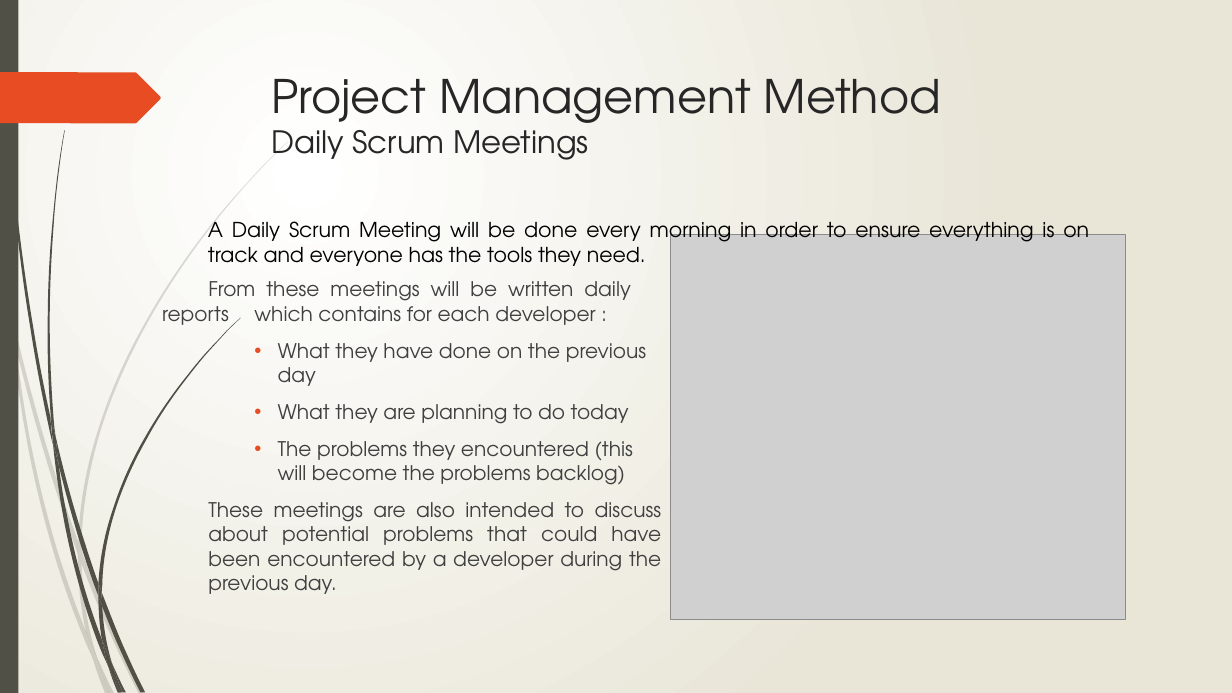
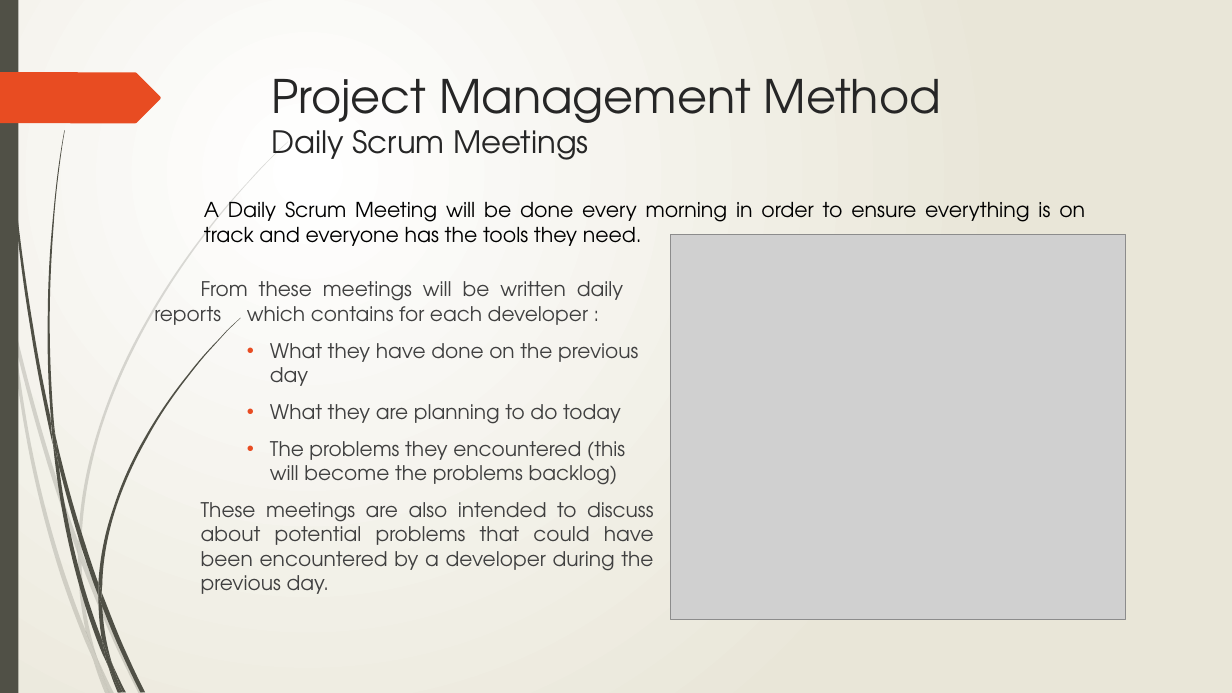
Before and after one commit to Toulouse-Exia-A4/AtlantisToulouseUML, a slide deck: slide 7 of ProjectManagement/Project Management.pptx. Drawn at 1232x693 pixels with LibreOffice and Linux fonts; fonts in the diff are those of the drawing; grey boxes stand for pictures. Boxes give left, top, right and bottom in pixels: in the first picture for what was removed or moved away, otherwise in the second. Text is boxed around its words. In the diff, an @@ line names an element or a change of style, - is before the commit and + after.

```diff
--- a/ProjectManagement/Project Management.pptx
+++ b/ProjectManagement/Project Management.pptx
@@ text "A Daily Scrum Meeting will ...": place and size @@
-text "A Daily Scrum Meeting will ..." at box(208, 221, 1089, 266)
+text "A Daily Scrum Meeting will ..." at box(204, 201, 1085, 246)
@@ text "From these meetings will be ...": place and size @@
-text "From these meetings will be ..." at box(162, 281, 662, 594)
+text "From these meetings will be ..." at box(154, 281, 654, 594)
```
Also in this commit, not shown: 6 other slides changed.
